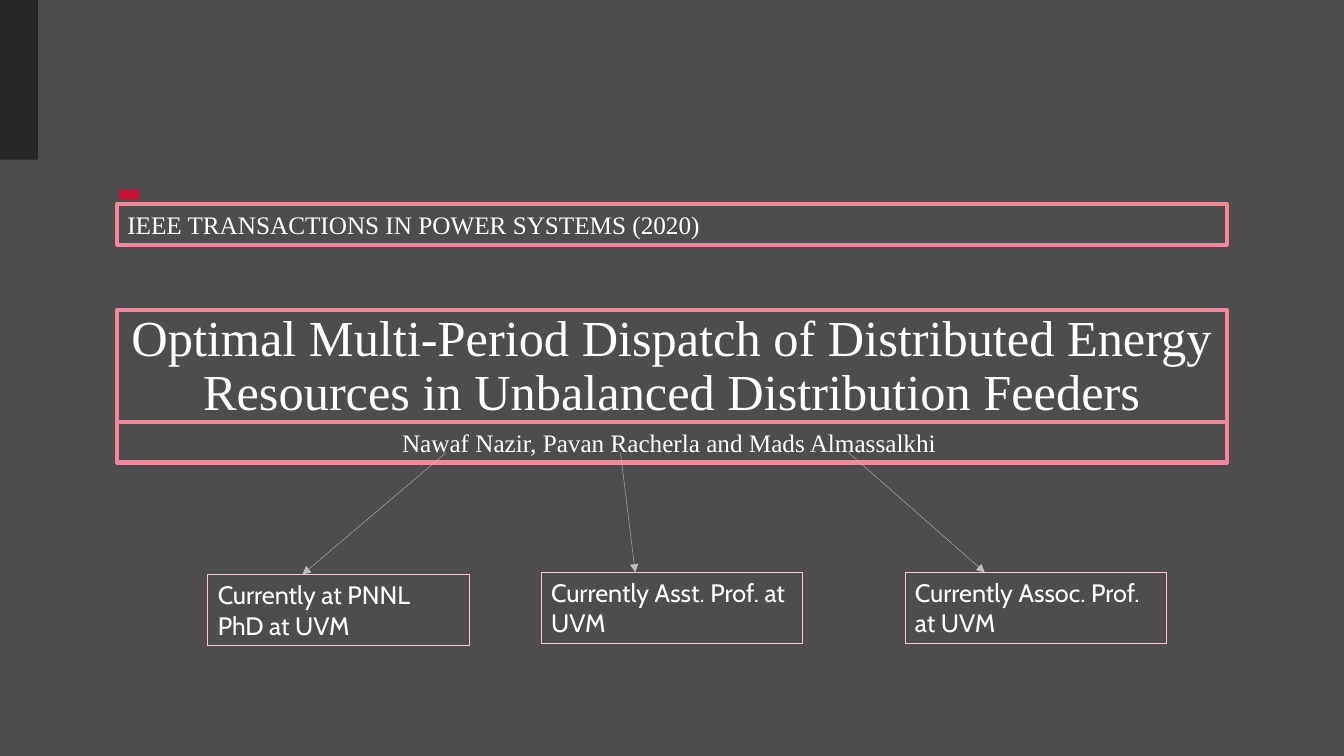
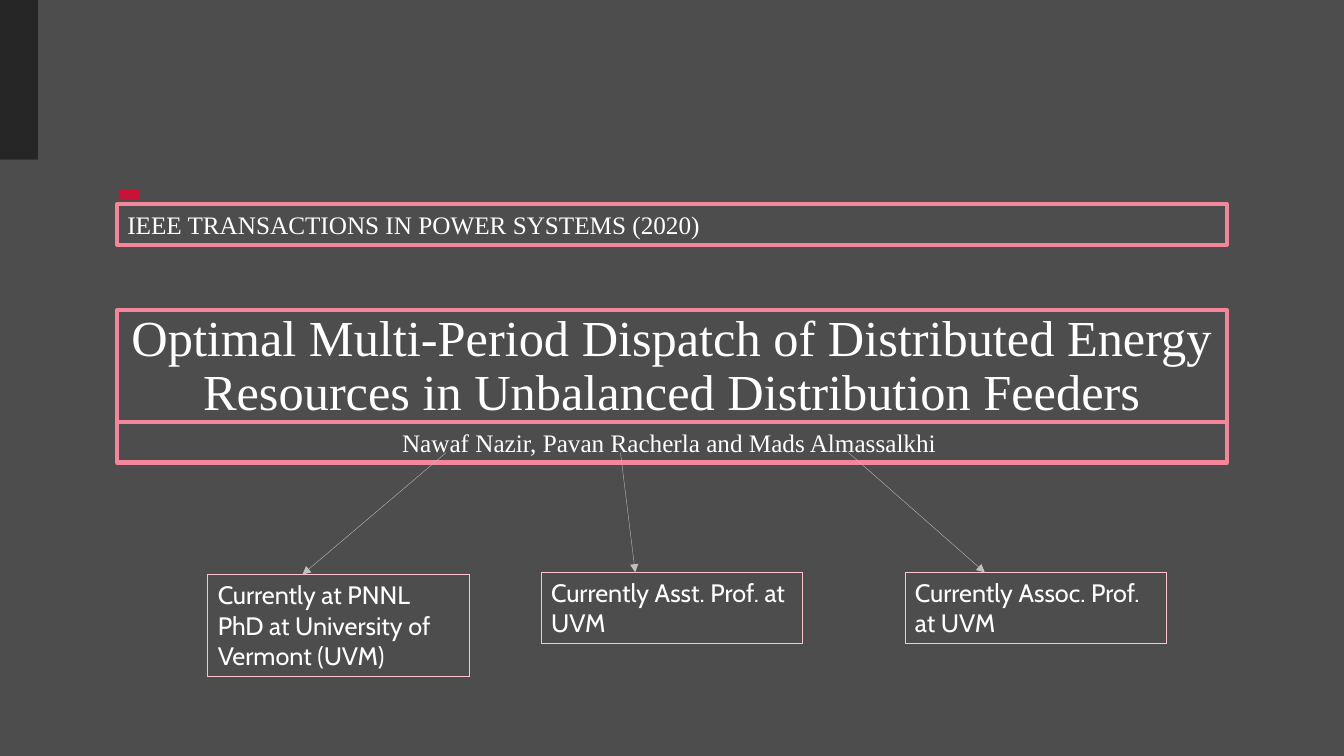
Before and after one commit to Realife-Brahmin/OriginalDocsHub, a slide deck: slide 2 of research_showcase/multiPeriodOptimization_aryan_ritwajeet_jha.pptx. Drawn at 1344x756 pixels with LibreOffice and Linux fonts; fonts in the diff are those of the drawing; background and template pictures are left out. Boxes give left, top, right and bottom in pixels: in the first picture for what was removed or moved away, otherwise in the second. Text is boxed around its words. In the diff, an @@ line names an element or a change of style, - is before the commit and + after.

```diff
--- a/research_showcase/multiPeriodOptimization_aryan_ritwajeet_jha.pptx
+++ b/research_showcase/multiPeriodOptimization_aryan_ritwajeet_jha.pptx
@@ rectangle "Currently at PNNL PhD at ...": place and size @@
-rectangle "Currently at PNNL PhD at ..." at (208,575,469,646)
+rectangle "Currently at PNNL PhD at ..." at (208,575,469,677)
@@ text in rectangle at (218,585,430,669): text changed @@
-Currently at PNNL
-PhD at UVM
+Currently at PNNL
+PhD at University of Vermont (UVM)
```
Also in this commit, not shown: 2 other slides changed, 6 slides added.
